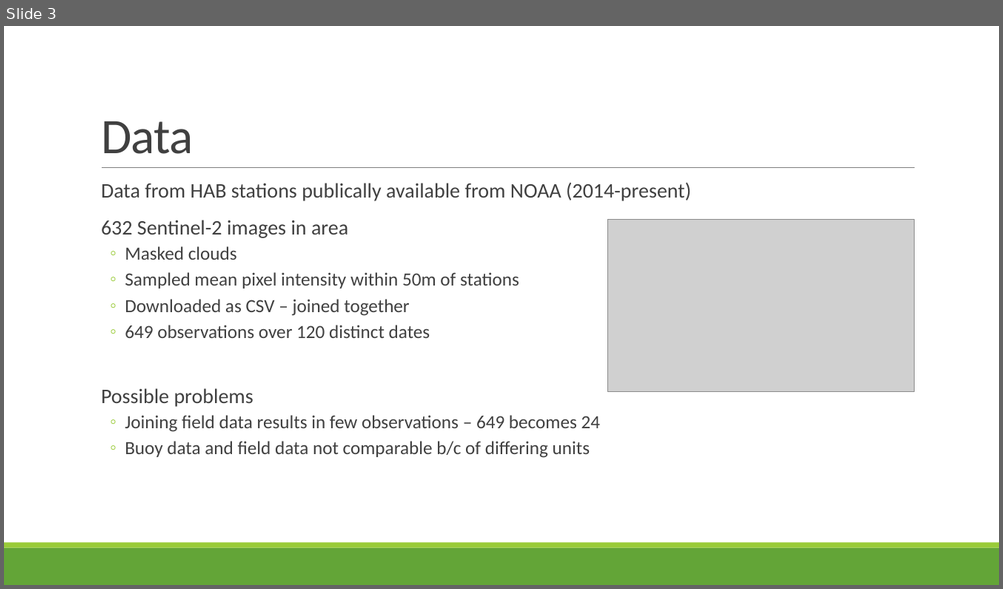
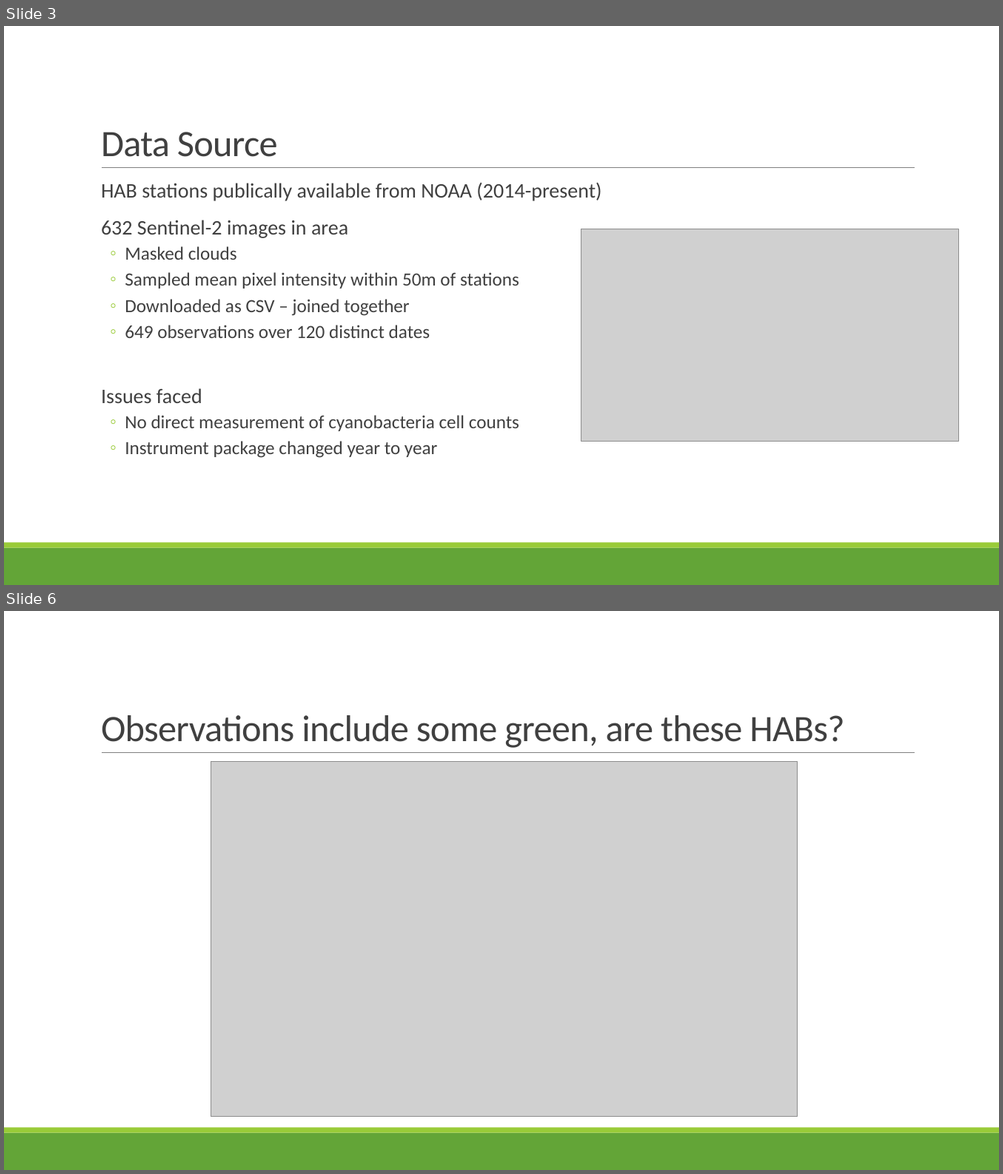
Before and after one commit to s-kganz/erie_habs, a slide deck: 04_presentation/HABs with Sentinel-2.pptx. Shown one above the other, each under a label of ours: slide 3 before the commit, slides 3 and 6 after it; the slides between them are not shown. The pictures are 1003x589 and 1003x1174 pixels, drawn with LibreOffice and Linux fonts; fonts in the diff are those of the drawing; grey boxes stand for pictures. Boxes give left, top, right and bottom in pixels: in the first picture for what was removed or moved away, otherwise in the second. Text is boxed around its words. In the diff, an @@ line names an element or a change of style, - is before the commit and + after.

```diff
--- a/04_presentation/HABs with Sentinel-2.pptx
+++ b/04_presentation/HABs with Sentinel-2.pptx
@@ slide 6 added at box(4, 611, 999, 1170), background #FFFFFF; not listed: 3 template elements that a slide beside it also shows @@
@@ title added at box(101, 715, 844, 748), 36 pt, text #404040 @@
+Observations include some green, are these HABs?
@@ picture added at box(210, 762, 797, 1117) @@
@@ slide 3 changed as well @@
@@ title at box(101, 132, 278, 157): text changed; size 48 to 36 pt @@
-Data
+Data Source
@@ text at box(101, 182, 601, 201): text changed @@
-  Data from HAB stations publically available from NOAA (2014-present)
+  HAB stations publically available from NOAA (2014-present)
@@ picture: place and size @@
-picture at box(608, 219, 914, 392)
+picture at box(580, 229, 959, 442)
@@ text at box(101, 389, 519, 458): text changed @@
-  Possible problems
-  ◦ Joining field data results in few observations – 649 becomes 24
-  ◦ Buoy data and field data not comparable b/c of differing units
+  Issues faced
+  ◦ No direct measurement of cyanobacteria cell counts
+  ◦ Instrument package changed year to year
```
Also in this commit, not shown: 2 other slides changed, 12 other slides added, 1 slide removed, 7 other files.
